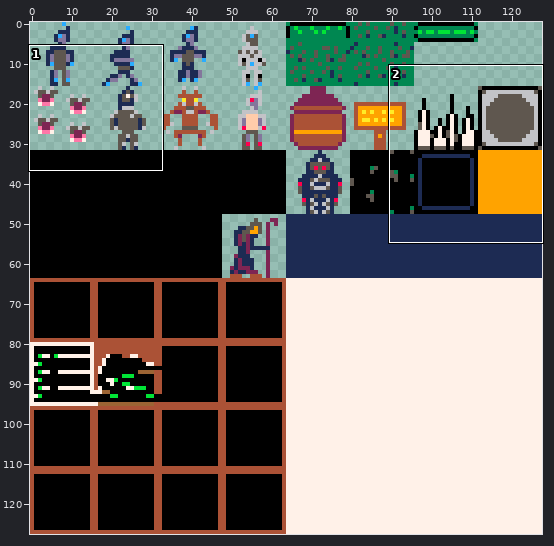
A sprite sheet gets an edit: res/packed.png. The picture above shows the old version from afar; the outline marks the close-up.
Close-up. First the earlier version:
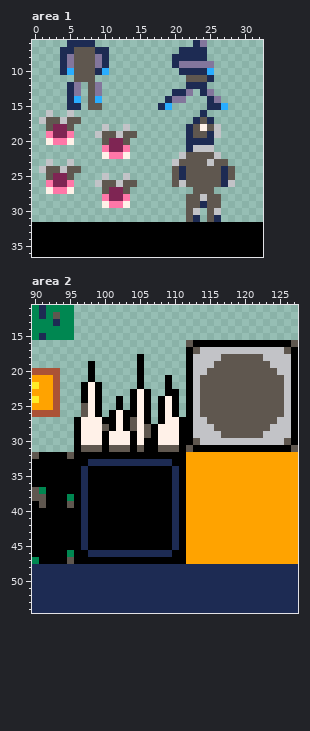
The file is 128x128 pixels. Colours within 5 levels of each other are drawn and written as one. Shown: area 1: x 0..32, y 6..36; area 2: x 90..127, y 11..54. The commit also changed other parts of the picture, which this record leaves out.
New version:
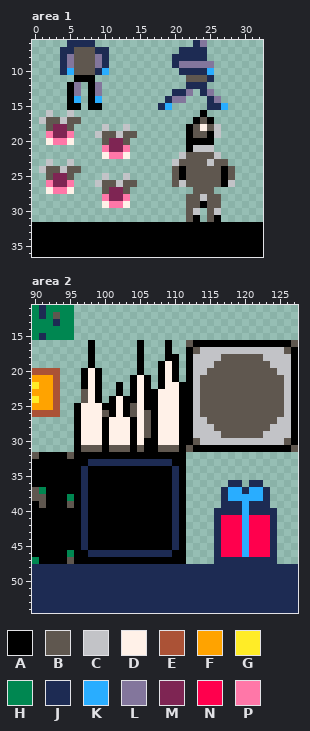
Palette (. is transparent): A #000000  B #5f574f  C #c2c3c7  D #fff1e8  E #ab5236  F #ffa300  G #ffec27  H #008751  J #1d2b53  K #29adff  L #83769c  M #7e2553  N #ff004d  P #ff77a8
Diff:
Changed rows in their new state; - is an unchanged pixel.
Area 1:
first column x 5:
11 -AAA-------------------
12 A--A-------------------
13 A--A-------------------
14 A--A-------------------
15 AA-AA------------------
16 -------------------A---
17 ------------------A-A--
18 -----------------A-----
19 -----------------A--A--
20 -----------------AAAA--
21 -----------------A-----
24 ----------------A-----A
25 ----------------A-----A
26 ----------------------A
29 -------------------A---
31 ------------------A--A-
Area 2:
first column x 96:
16 --A------A---A--
17 --A------A---A--
18 --A----------AA-
19 ------------ADA-
20 -ADA--------ADA-
21 -ADA----ADA-ADA-
22 ------A-ADA-ADDA
23 -B----A----ADDDA
24 -B---ADA---AD-DA
25 AD-DAADAB--AD-DA
26 AD-DB---B-BAD-DA
27 -----D-DA-BAD---
28 ----AD-DA-------
first column x 112:
32 ................
33 ................
34 ................
35 ................
36 ......JJ.JJ.....
37 .....JKKJKKJ....
38 .....JKKKKKJ....
39 .....JJJKJJJ....
40 ....JJJJKJJJJ...
41 ....JNNNKNNNJ...
42 ....JNNNKNNNJ...
43 ....JNNNKNNNJ...
44 ....JNNNKNNNJ...
45 ....JNNNKNNNJ...
46 ....JNNNKNNNJ...
47 ....JJJJJJJJJ...
Changed places in both close-ups, as pixel boxes (x1, y1, x2, y2):
changed: (67, 75, 102, 110)
changed: (179, 110, 228, 222)
changed: (74, 340, 186, 431)
changed: (186, 452, 298, 564)
